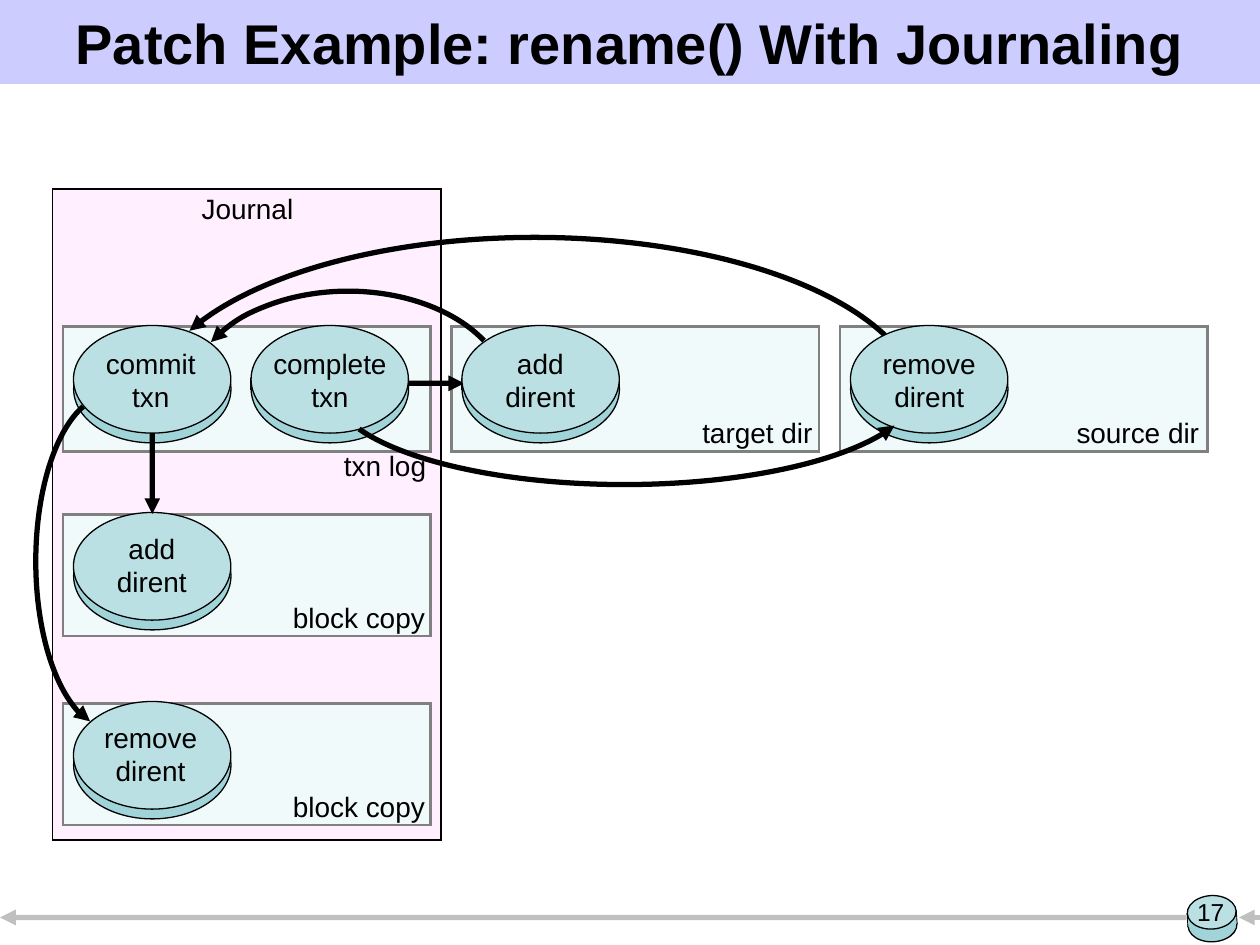
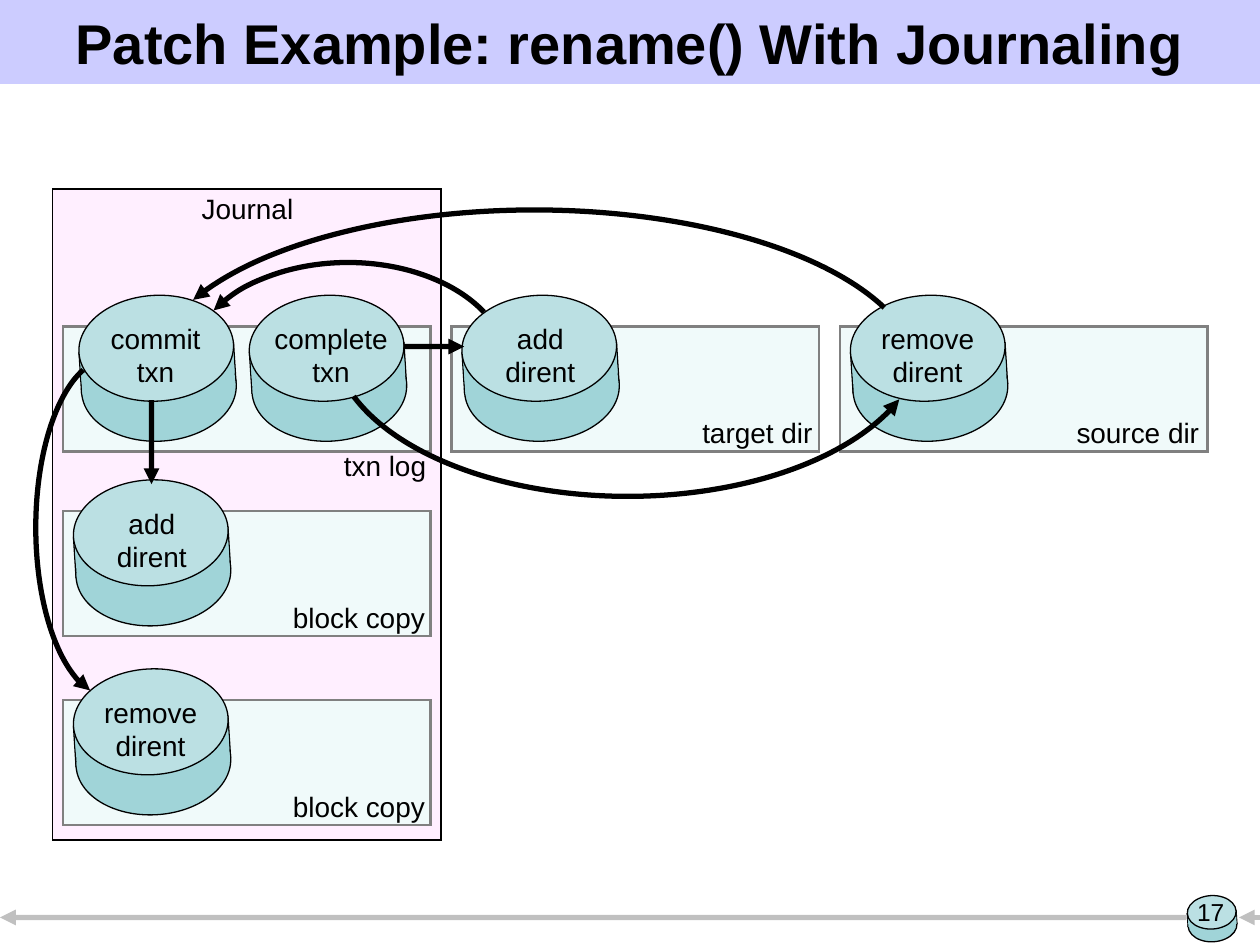
Before and after one commit to ucla-readable/fstitch-doc, a slide deck: slide 17 of sosp/pres.ppt. Drawn at 1260x945 pixels with LibreOffice and Linux fonts; fonts in the diff are those of the drawing. Boxes give left, top, right and bottom in pixels: in the first picture for what was removed or moved away, otherwise in the second. Text is boxed around its words. In the diff, an @@ line names an element or a change of style, - is before the commit and + after.

Commit message:
Revert to e48819c1fccedc65bc6fd3e7aae8819ba793f86e (Remove crash todo...) to move from thin back to thick patches.

```diff
--- a/sosp/pres.ppt
+++ b/sosp/pres.ppt
@@ freeform shape: place and size @@
-freeform shape at <box>331,290,919,484</box>
+freeform shape at <box>333,178,924,496</box>
@@ 4 texts, 1 freeform shape: place and size @@
-4 texts, 1 freeform shape at <box>104,237,921,782</box>
+4 texts, 1 freeform shape at <box>104,210,920,757</box>
@@ freeform shape: place and size @@
-freeform shape at <box>188,291,508,501</box>
+freeform shape at <box>188,262,508,472</box>
@@ text "commit": place and size @@
-text "commit" at <box>106,353,196,408</box>
+text "commit" at <box>111,328,201,383</box>
@@ text "remove": place and size @@
-text "remove" at <box>883,359,976,408</box>
+text "remove" at <box>881,334,974,383</box>
@@ freeform shape: place and size @@
-freeform shape at <box>35,396,184,728</box>
+freeform shape at <box>35,358,184,697</box>
@@ rotation 0 to 356 degrees in 24 elements at <box>249,331,410,445</box>, <box>462,331,623,445</box>, <box>850,331,1011,445</box>, <box>73,705,233,819</box>, <box>73,516,233,630</box>, <box>79,331,240,445</box>, <box>460,291,620,405</box>, <box>848,291,1008,405</box>, <box>247,291,407,405</box>, <box>70,476,231,590</box>, <box>70,665,231,779</box>, <box>77,291,237,405</box>, <box>463,344,619,394</box>, <box>852,344,1008,394</box>, <box>251,344,407,394</box>, <box>74,718,230,768</box>, <box>74,529,230,579</box>, <box>80,344,235,394</box>, <box>463,343,620,393</box>, <box>851,343,1008,393</box>, <box>250,343,407,393</box>, <box>73,716,230,766</box>, <box>73,527,230,577</box>, <box>80,343,237,393</box> @@
@@ arrow moved from (403, 383) - (464, 383) to (403, 346) - (464, 346) @@
@@ arrow moved from (152, 433) - (152, 514) to (151, 401) - (151, 484) @@
```
Also in this commit, not shown: 18 other slides changed, 2 slides added, 1 slide removed.
